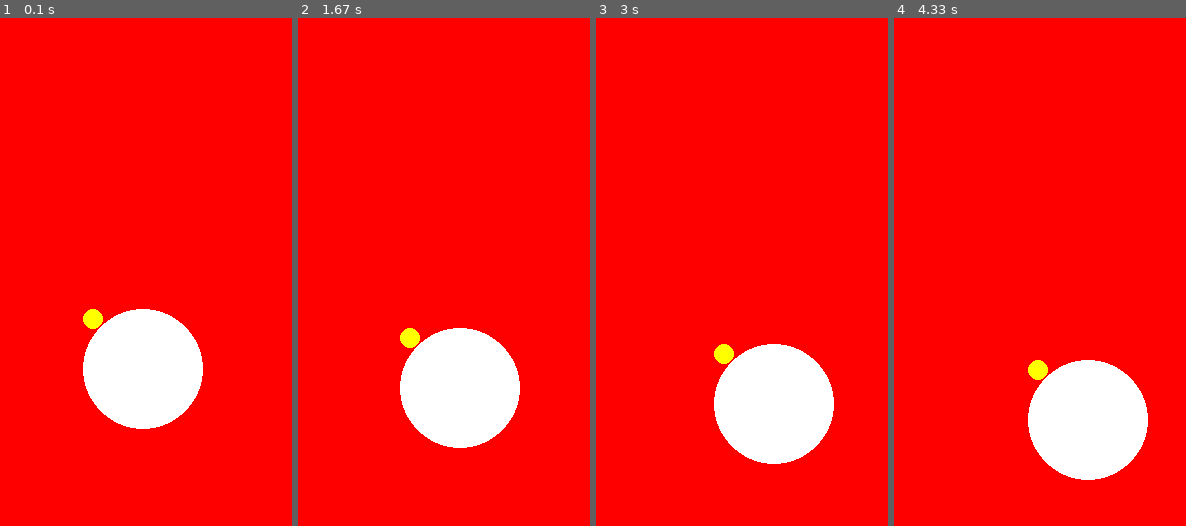
Above: before the commit, frames 1-4 (left to right).
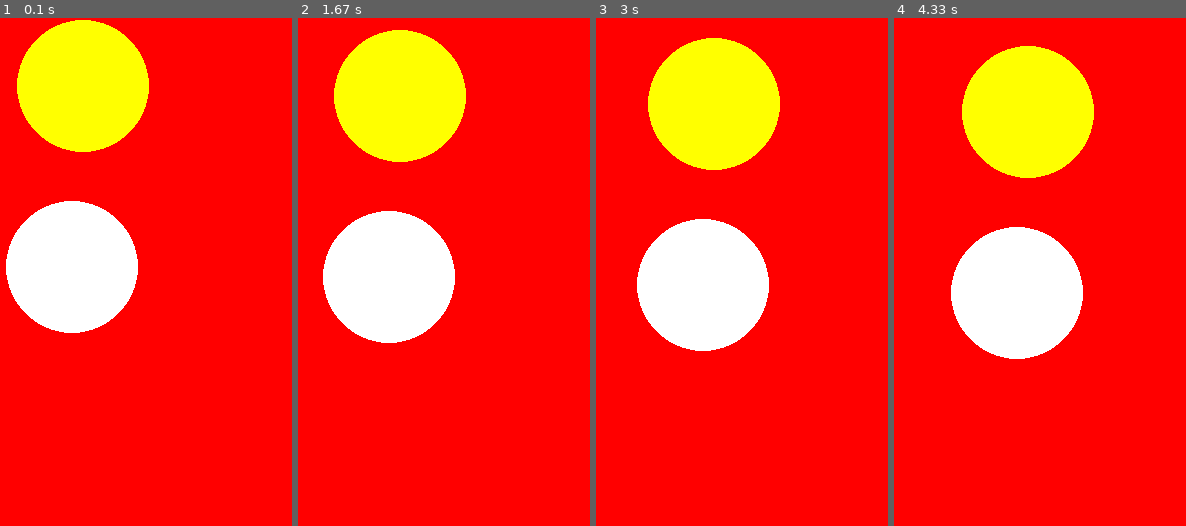
Above: after the commit, the same moments.

Repository: jdmejia92/Py_Game
Game: pygame game, started from game.py
Two runs of this game, one before a commit and one after it. Both use one fixed random seed, a clock stepped at 60 frames per second and the inputs below.
Inputs:
- Up to frame 1 (0.1 s): no input
- Up to frame 2 (1.67 s): no input
- Up to frame 3 (3 s): no input
- Up to frame 4 (4.33 s): no input

The runs differ from the first frame. In frame 1, 26% of the frame differs, in the area x 2-70%, y 0-81%; in frame 2, 26%; in frame 3, 26%; in frame 4, 26%, in the area x 19-87%, y 5-91%.

Commit message:
Initial commit

Diff:
--- a/game.py
+++ b/game.py
@@ -1,16 +1,16 @@
 from pickle import TRUE
 import pygame as pg
-
+import random as rd
 pg.init()
 
 class Bola:
-    def __init__(self, padre: pg.Surface, x, y, color = (255,255,255), radio = 10):
-        self.x = x
-        self.y = y
+    def __init__(self, padre: pg.Surface, color = (255,255,255), radio = rd.randint(10, 100)):
+        self.x = rd.randrange(radio, padre.get_width()-radio)
+        self.y = rd.randrange(radio, padre.get_height()-radio)
         self.color = color
         self.radio = radio
         self.vx = 0.2
-        self.vy = 0.2
+        self.vy = 0.1
         self.padre = padre
 
     def mover(self):
@@ -31,11 +31,8 @@
 class Game:
     def __init__(self, ancho=400, alto=600):
         self.pantalla = pg.display.set_mode((ancho, alto))
-        self.bola = Bola(self.pantalla, ancho // 2, alto // 2, (255,255,0))
-        self.bola1 = Bola(self.pantalla, 250, 350, radio = 60)
-        self.bola1.vx = 0.2
-        self.bola1.vy = 0.2
-
+        self.bola = Bola(self.pantalla, color = (255,255,0))
+        self.bolas = Bola(self.pantalla)
 
     def bucle_ppal(self):
         game_over = False
@@ -48,10 +45,10 @@
                     game_over = True
 
             self.bola.mover()
-            self.bola1.mover()
+            self.bolas.mover()
             self.pantalla.fill((255,0,0))
             self.bola.dibujar()
-            self.bola1.dibujar()
+            self.bolas.dibujar()
 
             pg.draw.circle(self.pantalla, self.bola.color, (self.bola.x, self.bola.y), self.bola.radio)
 
--- a/test.py
+++ b/test.py
@@ -1 +1,63 @@
-# this is a test
+from pickle import TRUE
+import pygame as pg
+import random as rd
+pg.init()
+
+class Bola:
+    def __init__(self, padre: pg.Surface, radio = rd.randint(5,30)):
+        self.x = rd.randrange(radio, padre.get_width()-radio)
+        self.y = rd.randrange(radio, padre.get_height()-radio)
+        self.color = (rd.randint(0, 255), rd.randint(0,255), rd.randint(0,255))
+        self.radio = radio
+        self.vx = rd.uniform(0.1, 0.5)
+        self.vy = rd.uniform(0.1, 0.5)
+        self.padre = padre
+
+    def mover(self):
+        self.x += self.vx
+        self.y += self.vy
+
+        if self.x <= self.radio or self.x >= self.padre.get_width() - self.radio:
+            self.vx *= -1
+
+    #self.radio >= self.x >= limDer - self.radio:
+
+        if self.y <= self.radio or self.y >= self.padre.get_height() - self.radio:
+            self.vy *= -1
+
+    def dibujar(self):
+        pg.draw.circle(self.padre, self.color, (self.x, self.y), self.radio)
+
+class Game:
+    def __init__(self, ancho=400, alto=600):
+        self.pantalla = pg.display.set_mode((ancho, alto))
+        self.bola = Bola(self.pantalla)
+        self.bolas = Bola(self.pantalla)
+
+    def bucle_ppal(self):
+        game_over = False
+
+        while not game_over:
+
+            eventos = pg.event.get()
+            for evento in eventos:
+                if evento.type == pg.QUIT:
+                    game_over = True
+
+            self.bola.mover()
+            self.bolas.mover()
+            self.pantalla.fill((255,0,0))
+            self.bola.dibujar()
+            self.bolas.dibujar()
+
+            pg.draw.circle(self.pantalla, self.bola.color, (self.bola.x, self.bola.y), self.bola.radio)
+
+            pg.display.flip()
+
+if __name__ == '__main__':
+    pg.init()
+
+    game = Game()
+    game.bucle_ppal()
+
+    pg.quit()
